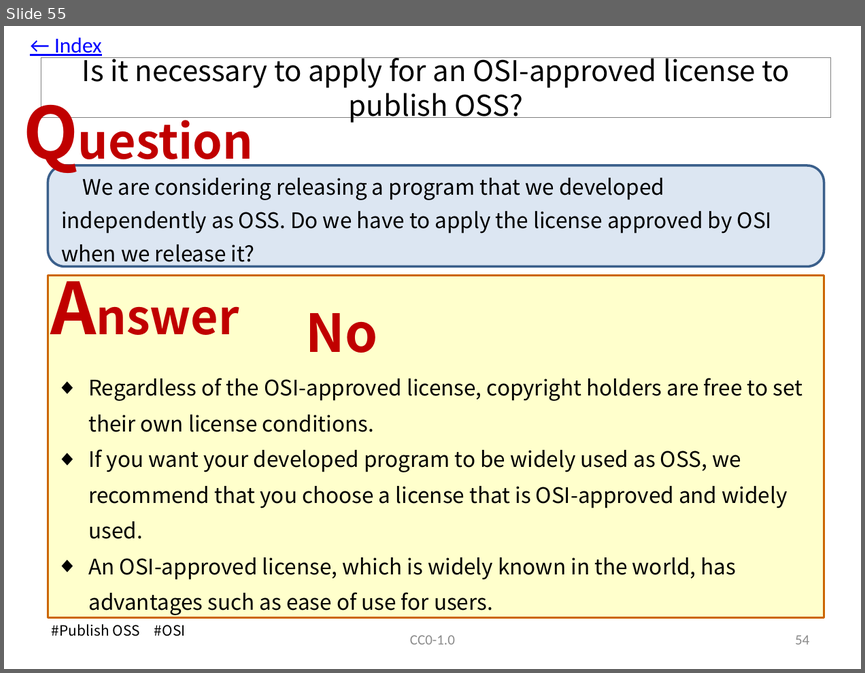
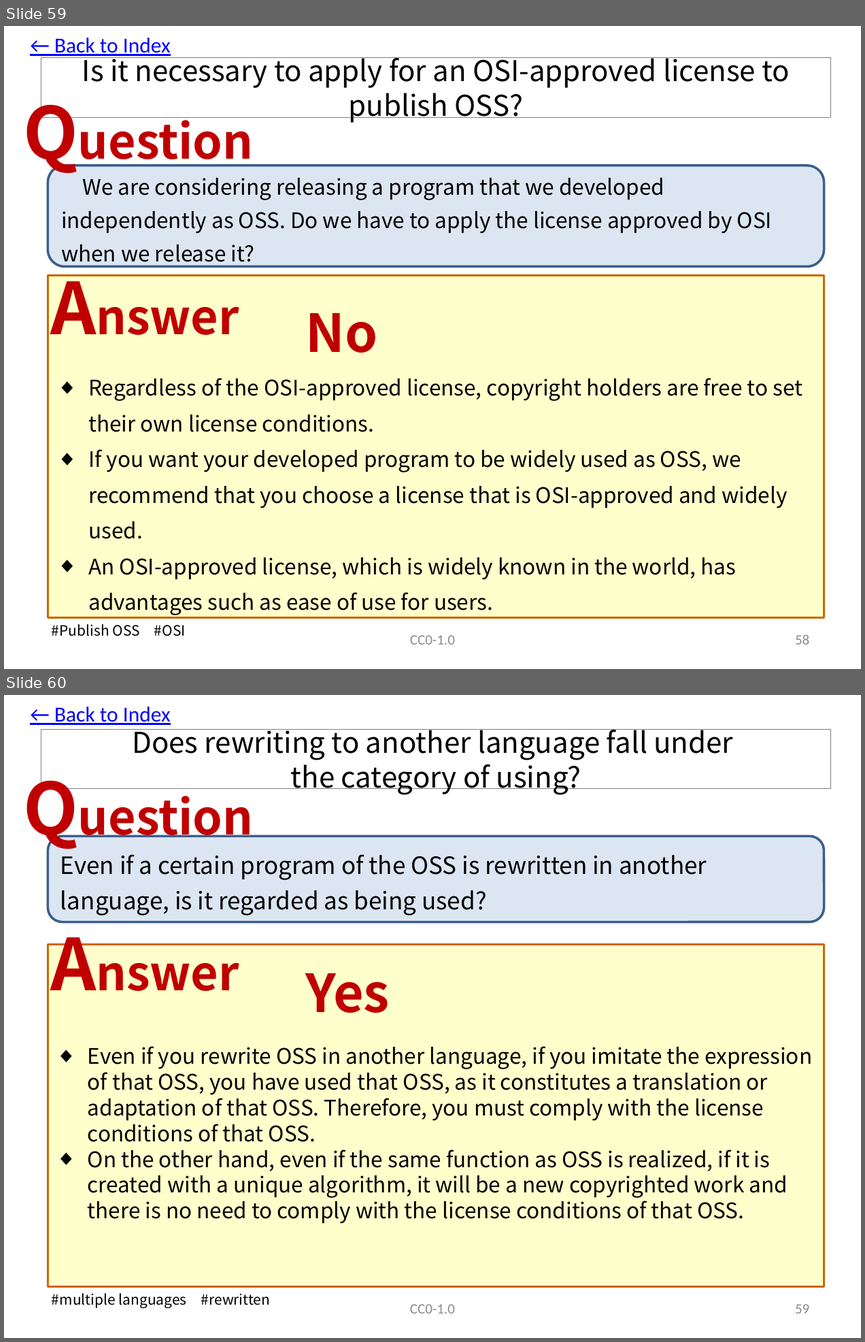
Before and after one commit to OpenChain-Project/OpenChain-JWG, a slide deck: Education_Material/FAQ/Misunderstandings_of_OSS_licenses_CC0.pptx. Shown one above the other, each under a label of ours: slide 55 before the commit, slides 59 and 60 after it. The pictures are 865x673 and 865x1342 pixels, drawn with LibreOffice and Linux fonts; fonts in the diff are those of the drawing. Boxes give left, top, right and bottom in pixels: in the first picture for what was removed or moved away, otherwise in the second. Text is boxed around its words. In the diff, an @@ line names an element or a change of style, - is before the commit and + after.

```diff
--- a/Education_Material/FAQ/Misunderstandings_of_OSS_licenses_CC0.pptx
+++ b/Education_Material/FAQ/Misunderstandings_of_OSS_licenses_CC0.pptx
@@ slide 60 added at [4,695,861,1338], background #FFFFFF @@
@@ text added at [54,707,171,725], 18 pt, text #0000FF, underline @@
+← Back to Index
@@ title added at [41,729,830,790], outline #808080 0.75 pt, 24 pt, text #000000 @@
+Does rewriting to another language fall under
+the category of using?
@@ text added at [14,759,277,854], 40 pt, text #C00000, bold @@
+Question
@@ rounded rectangle added at [48,836,824,922], fill #DCE6F2, outline #3A5F8C 2 pt, 20 pt, text #000000 @@
+Even if a certain program of the OSS is rewritten in another language, is it regarded as being used?
@@ text added at [41,915,267,1011], 40 pt, text #C00000, bold @@
+Answer
@@ rectangle added at [48,945,824,1286], fill #FFFFCC, outline #CC6600 2 pt @@
@@ text added at [306,973,390,1013], 44 pt, text #C00000, bold @@
+Yes
@@ text added at [88,1046,812,1223], 18 pt, text #000000 @@
+◆ Even if you rewrite OSS in another language, if you imitate the expression of that OSS, you have used that OSS, as it constitutes a translation or adaptation of that OSS. Therefore, you must comply with the license conditions of that OSS.
+◆ On the other hand, even if the same function as OSS is realized, if it is created with a unique algorithm, it will be a new copyrighted work and there is no need to comply with the license conditions of that OSS.
@@ text added at [52,1293,270,1308], 12 pt, text #000000 @@
+#multiple languages #rewritten
@@ text added at [410,1304,455,1313], 12 pt, text #8C8C8C @@
+CC0-1.0
@@ page number added at [795,1304,809,1313], 12 pt, text #8C8C8C @@
+59
@@ what was slide 55 is now slide 59 @@
@@ slide 59 changed as well @@
@@ text at [54,38,171,56]: text changed @@
-← Index
+← Back to Index
@@ page number at [795,635,809,644]: text changed @@
-54
+58
```
Also in this commit, not shown: 56 other slides changed, 5 other slides added.
